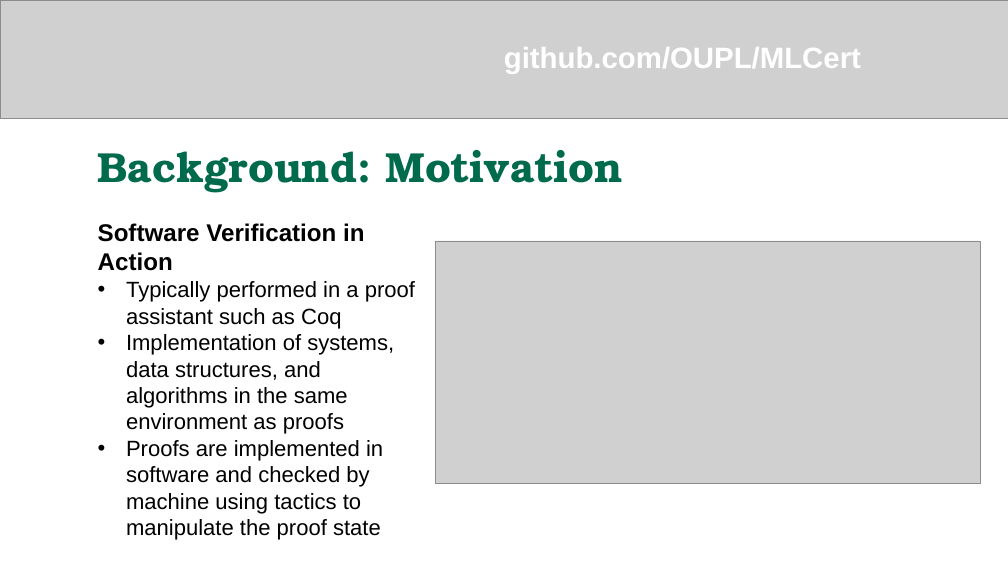
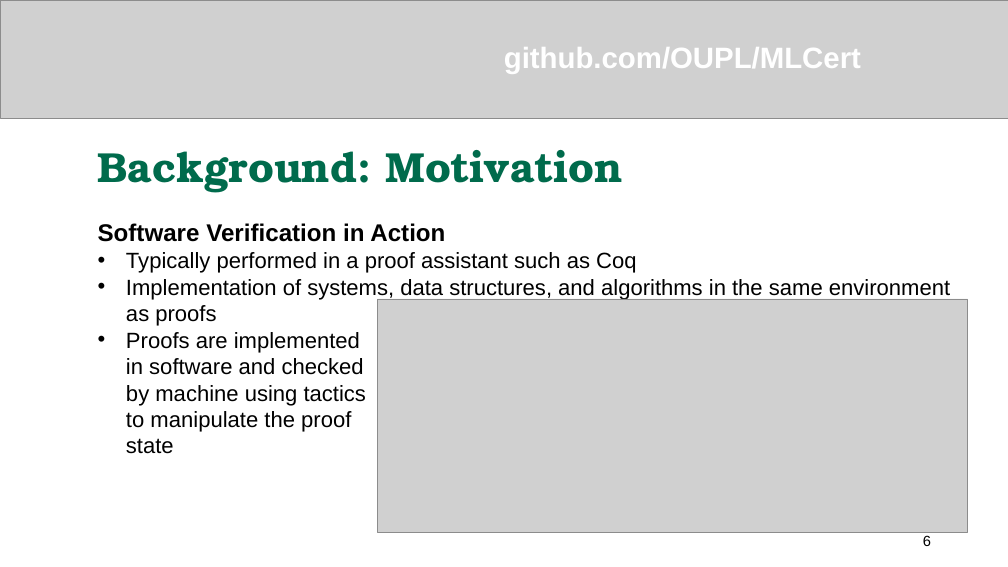
Before and after one commit to robinjanette/kpthesis, a slide deck: slide 6 of DefenseSlides.pptx. Drawn at 1008x567 pixels with LibreOffice and Linux fonts; fonts in the diff are those of the drawing; grey boxes stand for pictures. Boxes give left, top, right and bottom in pixels: in the first picture for what was removed or moved away, otherwise in the second. Text is boxed around its words. In the diff, an @@ line names an element or a change of style, - is before the commit and + after.

```diff
--- a/DefenseSlides.pptx
+++ b/DefenseSlides.pptx
@@ text "Software Verification in Action" rewrapped from <box>98,223,415,540</box> to <box>98,223,950,454</box> @@
@@ picture: place and size @@
-picture at <box>436,241,981,484</box>
+picture at <box>377,299,968,532</box>
@@ page number added at <box>923,535,931,546</box>, 14 pt, text #000000 @@
+6
```
Also in this commit, not shown: 36 other slides changed, 3 slides added.
